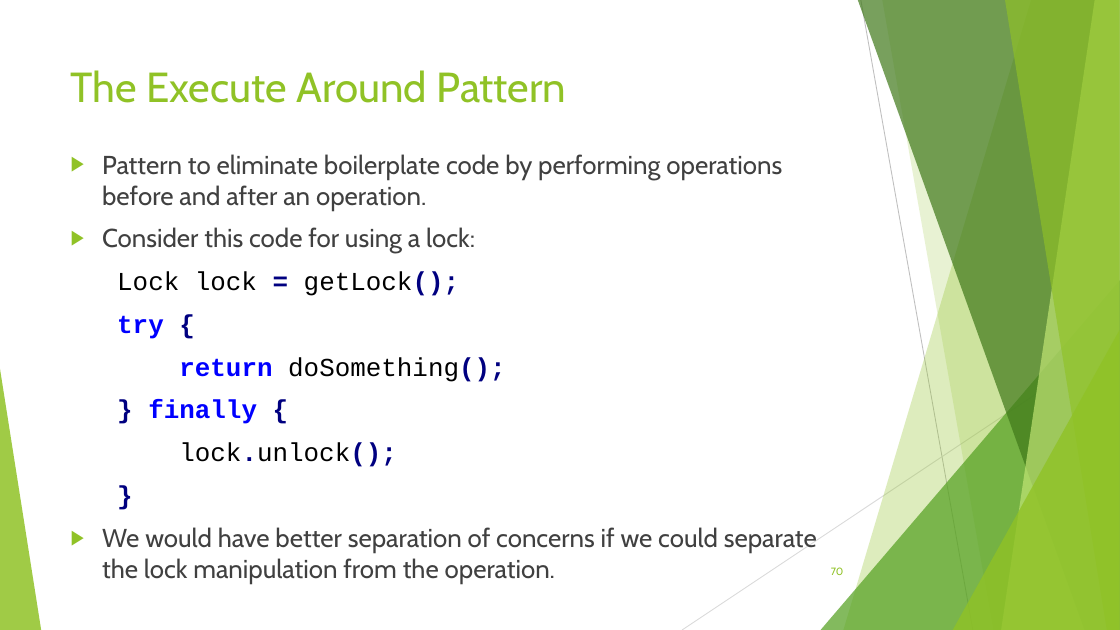
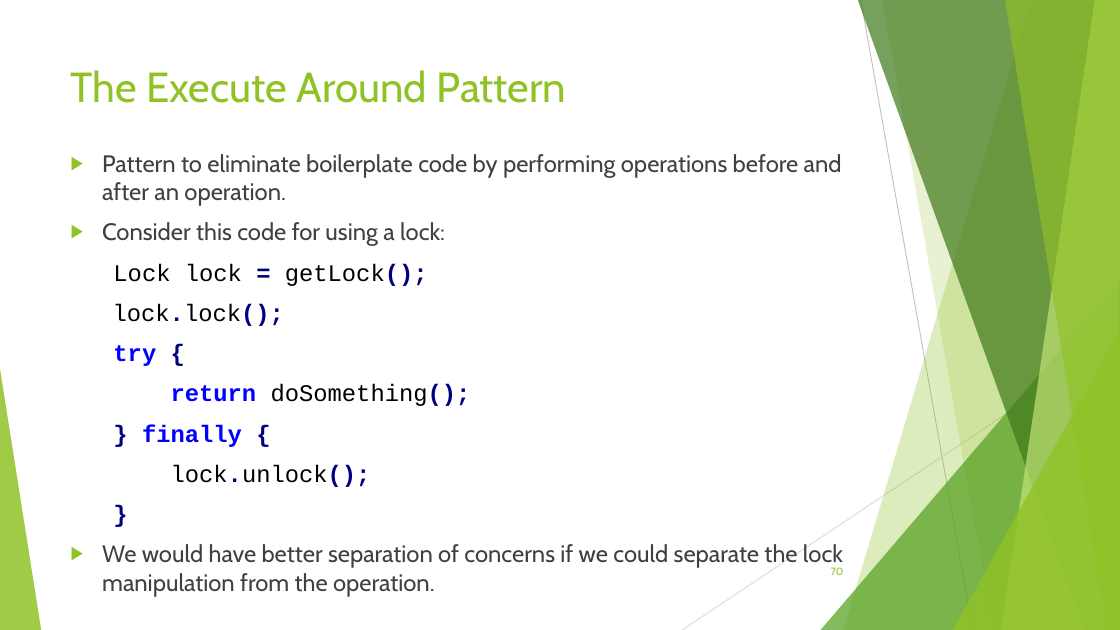
Before and after one commit to RichardRoda/2017-CodePaLOUsa-Lambda, a slide deck: slide 70 of Learning to Love the Lambda in the Stream.pptx. Drawn at 1120x630 pixels with LibreOffice and Linux fonts; fonts in the diff are those of the drawing. Boxes give left, top, right and bottom in pixels: in the first picture for what was removed or moved away, otherwise in the second. Text is boxed around its words. In the diff, an @@ line names an element or a change of style, - is before the commit and + after.

```diff
--- a/Learning to Love the Lambda in the Stream.pptx
+++ b/Learning to Love the Lambda in the Stream.pptx
@@ text at (102,154,843,569): size 22.2 to 20.4 pt @@
@@ text at (113,304,284,326): paragraph added @@
+lock.lock();
```
Also in this commit, not shown: 8 other slides changed, 1 other file.
